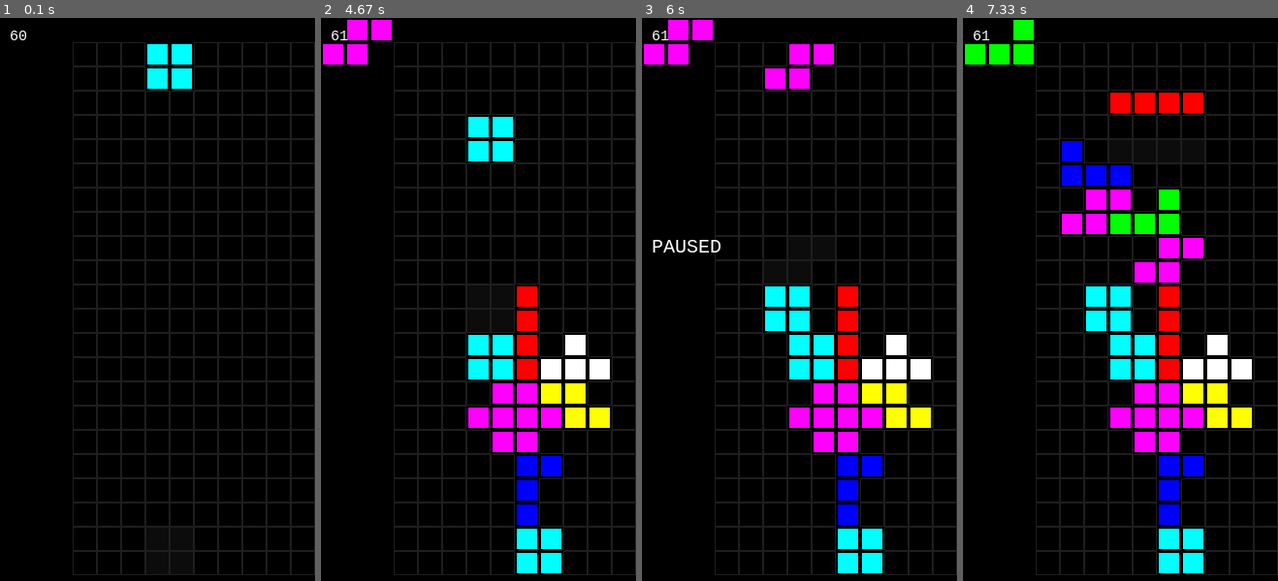
Above: before the commit, frames 1-4 (left to right).
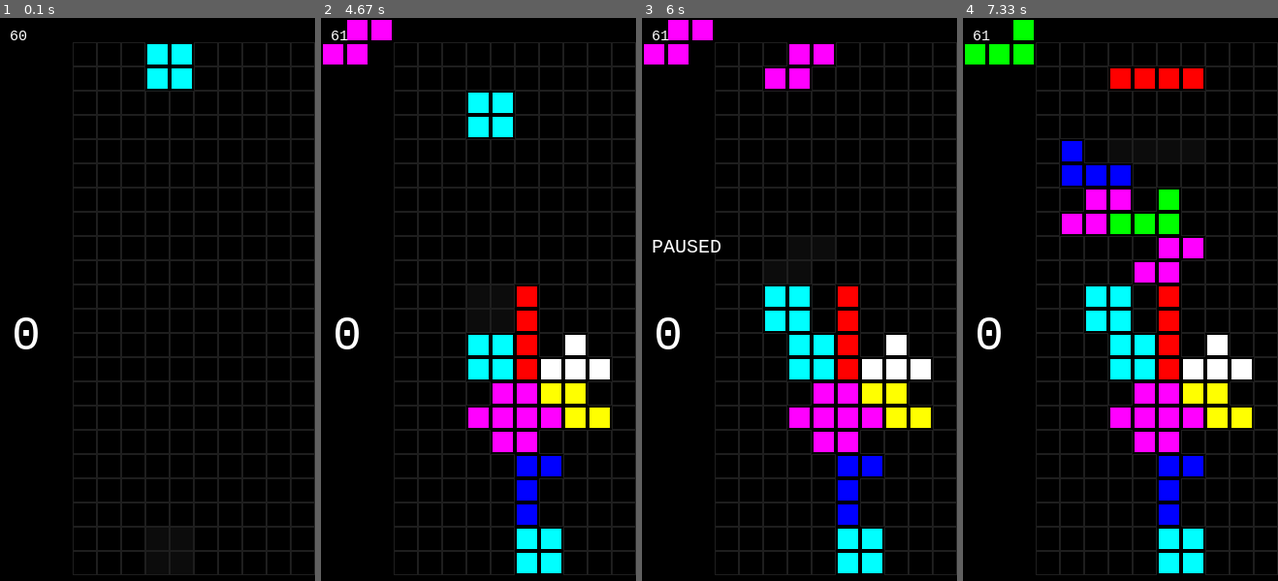
Above: after the commit, the same moments.

Repository: mionick/Tetris-Pygame
Game: pygame game, started from main.py
Two runs of this game, one before a commit and one after it. Both use one fixed random seed, a clock stepped at 60 frames per second and the inputs below.
Inputs:
- Up to frame 1 (0.1 s): no input
- Up to frame 2 (4.67 s): tap Shift at 0.33, 0.82, 2.15, 3.48 s; hold Right 0.67-1.13 s; tap Space at 0.73, 1.03, 1.23, 1.57, 1.87, 2.07, 2.37, 2.63, 3.4, 3.8, 4.1, 4.47 s; hold Up 1.17-1.47 s; tap Right Shift at 1.32, 2.72, 3.88 s; hold Right 1.5-1.97 s; hold Left 2-2.53 s; hold Down 2.57-2.87 s; hold Up 3.33-3.7 s; hold Right 3.73-4.37 s; hold Down from 4.4 s (still down)
- Up to frame 3 (6 s): release Down at 4.77 s; hold Left 4.8-5.27 s; tap Space at 4.87, 5.17 s; tap Shift at 4.95 s
- Up to frame 4 (7.33 s): hold Right 6.13-6.6 s; tap Space at 6.2, 6.5, 6.7, 7, 7.27 s; tap Shift at 6.28 s; hold Left 6.63-7.17 s; tap Right Shift at 6.78 s; hold Down from 7.2 s (still down)

The runs differ from the first frame. In frame 1, 0.2% of the frame differs, in the area x 4-12%, y 53-59%; in frame 2, 1.4%; in frame 3, 0.2%; in frame 4, 2.5%, in the area x 4-77%, y 8-59%.

Commit message:
Game States + Line Count
Added in game states and cleaned up some unused things.
Also added a display of the number of lines cleared.
This involved initializing the font module in the board module.

List of next pieces will not come until I start fiddling with the way
the whole game looks, because I need a place to display it.

Diff:
--- a/GameObjects.py
+++ b/GameObjects.py
@@ -1,4 +1,5 @@
 import pygame
+pygame.font.init()
 import random
 
 random.seed()
@@ -160,12 +161,18 @@
     active = None
     shadow = None
     stored = None
+    lines_total = 0
+    linefont = pygame.font.SysFont("monospace", 50)
+    line_image = None
+
     ##BOARD METHODS==================================================================
 
     def __init__(self, width, height):
         Board.board = [[0]*width for i in range(height)]
         self.width = width
         self.height = height
+        Board.line_image = Board.linefont.render(str(Board.lines_total),1, (255,255,255))
+
 
     def clear(self):
         Board.board = [[0]*self.width for i in range(self.height)]
@@ -184,6 +191,9 @@
         if Board.stored != None:
             Board.stored.render(screen, -Board.stored.x, -Board.stored.y)
 
+        #Render Num of lines on screen:
+        screen.blit(Board.line_image, (BLOCKSIZE/2, 12*BLOCKSIZE))
+
 
 
     def update(self):
@@ -195,10 +205,9 @@
                 count+=1
         for i in range(count):
             Board.board.insert(0, [0]*self.width)
-
-        if (Board.gameOver):
-            Board.active = None
-        return count
+        Board.lines_total += count
+        if count > 0:
+            Board.line_image = Board.linefont.render(str(Board.lines_total),1, (255,255,255))
 
     def collideBorderX(self, tet=None):
         #returns 1 for left, 2 for right, 0 for neither
@@ -231,7 +240,7 @@
                 for j in range(len(tet.shape[i])):     #Each 1 or zero in shape
                     if (tet.shape[i][j] != 0)  and (self.board[tet.y+i][tet.x+j] != 0):
                         collide = True
-        if (collide and (tet.y <= 1)):
+        if (collide and (tet.y <= 0)):
             Board.gameOver = True
         return collide
 
@@ -282,9 +291,13 @@
             self.absorb()
 
     def actDecY(self):
+        if Board.active == None:
+            return
         Board.active.y -= 1
 
     def actMoveX(self, x):
+        if Board.active == None:
+            return
         Board.active.update(x, 0)
         if (self.collideBorderX() or self.collideX()):
             Board.active.update(-x, 0)
@@ -310,13 +323,12 @@
         self.absorb()
 
     def actRotate(self):
+        if Board.active == None:
+            return
         success = True
         edge = False
         tempPiece = Board.active.clone()
         tempPiece.rotate()
-
-        if (self.collideY(tempPiece)):
-            tempPiece.y = self.height - tempPiece.height
 
         side = self.collideBorderX(tempPiece)
         if side == 0:
@@ -325,6 +337,9 @@
             tempPiece.x = 0
         elif side == 2:
             tempPiece.x = self.width - tempPiece.width
+
+        if tempPiece.y > self.height - tempPiece.height:
+            tempPiece.setY(self.height - tempPiece.height)
         if (self.collideX(tempPiece)):
             success = False
 
--- a/main.py
+++ b/main.py
@@ -1,4 +1,5 @@
 import sys, os
+from enum import Enum
 from GameObjects import *
 from pygame import *
 import InputHandler
@@ -12,10 +13,14 @@
 #CONSTANTS===================================================
 WIDTH = 10
 HEIGHT = 22
+class GameState(Enum):
+    start = 0
+    playing = 1
+    playagain = 2
+    paused = 3
 
 
 #GLOBAL VARIABLES============================================
-dropPS = 5
 
 screen = pygame.display.set_mode(((WIDTH+3)*BLOCKSIZE, (HEIGHT+2)*BLOCKSIZE))
 #ball = pygame.image.load(os.path.join(os.path.curdir, "assets", "ball.gif"))
@@ -34,6 +39,7 @@
 
 myfont = pygame.font.SysFont("monospace", 15)
 titlefont = pygame.font.SysFont("monospace", 20)
+linefont = pygame.font.SysFont("monospace", 50)
 
 # render text
 label = myfont.render(str(FPS), 1, (255,255,255))
@@ -41,25 +47,21 @@
 
 
 #input array
-#[LEFT, RIGHT, UP, DOWN]
+#[LEFT, RIGHT, UP, DOWN, SPACE, Y, RSHIFT, LSHIFT]
 userInput = [0,0,0,0,0,0,0,0]
 InputHandler.userInput = userInput
 
 pygame.time.set_timer(pygame.USEREVENT, 10)
 
 #PLAYING THINGS=============================================
-playing = True
-playagain = False
-paused = False
-active = None
-stored = None
+current_state = GameState.playing
 switched = False
 
 yUpdateRate = 2
 sinceYUpdate = 0
 
 #PLAYAGAIN THINGS===========================================
-playagaintext = myfont.render("Play again? (Y/N))", 1, (255,255,255))
+playagaintext = myfont.render("Play again? (Y/N)", 1, (255,255,255))
 pausedtext = titlefont.render("PAUSED", 1, (255,255,255))
 
 
@@ -129,7 +131,7 @@
         startTime = pygame.time.get_ticks()
         label = myfont.render(str(actualFPS), 1, (255,255,255))
 
-    if(playing):
+    if (current_state == GameState.playing):
 
     #UPDATE===============================================
 
@@ -138,6 +140,7 @@
         if board.active == None:
             board.create()
             switched = False
+            sinceYUpdate = 0
         #Drop piece by one
         if (sinceYUpdate >= 1.0/yUpdateRate):
             board.actIncY()
@@ -160,36 +163,28 @@
             board.store()
             switched = True
         if (InputHandler.pause_button):
-            paused = True
-            playing = False
+            current_state = GameState.paused
 
         board.update()
         if board.gameOver:
-            playing = False
-            playagain = True
-            userInput[5] = 0
+            current_state = GameState.playagain
 
-    elif playagain:#END OF PLAYING STATE
+    elif (current_state == GameState.playagain):#END OF PLAYING STATE
         if InputHandler.accept_button:
-            playing = True
-            playagian = False
-            print(paused)
-            stored = None
+            current_state = GameState.playing
             board.clear()
-            userInput[5]=0
-            userInput[4]=0
-    elif paused:
+    elif (current_state == GameState.paused):
         if InputHandler.pause_button:
-            playing = True
-            paused = False
+            current_state= GameState.playing
 
     #RENDER===============================================
     screen.fill((0,0,0))
-    if playing:
+    if current_state == GameState.playing:
         board.render(screen, 3, 1)
-    elif playagain:
+    elif current_state == GameState.playagain:
+        board.render(screen, 3, 1)
         screen.blit(playagaintext, (10,9*BLOCKSIZE))
-    elif paused:
+    elif current_state == GameState.paused:
         board.render(screen, 3, 1)
         screen.blit(pausedtext, (10,9*BLOCKSIZE))
 
